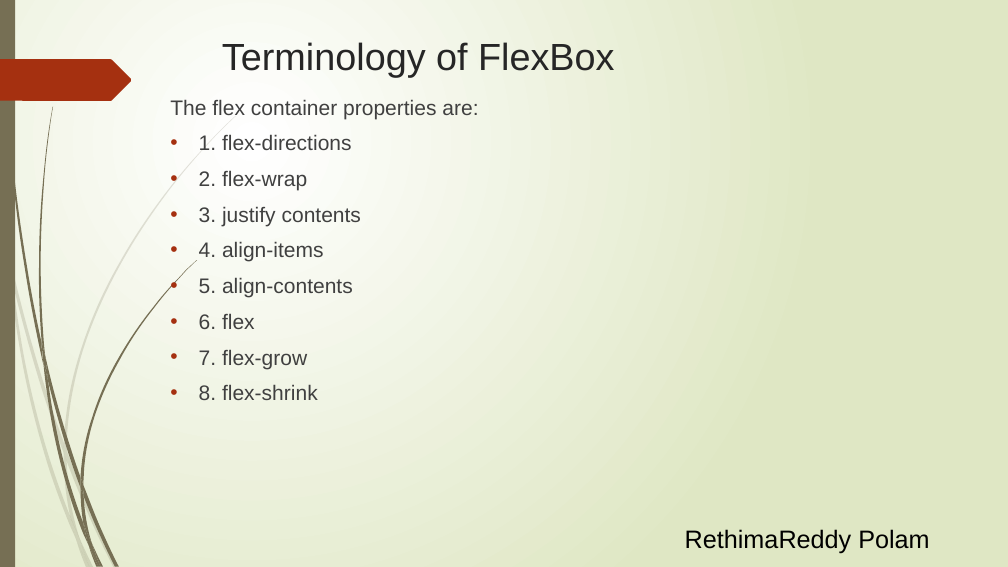
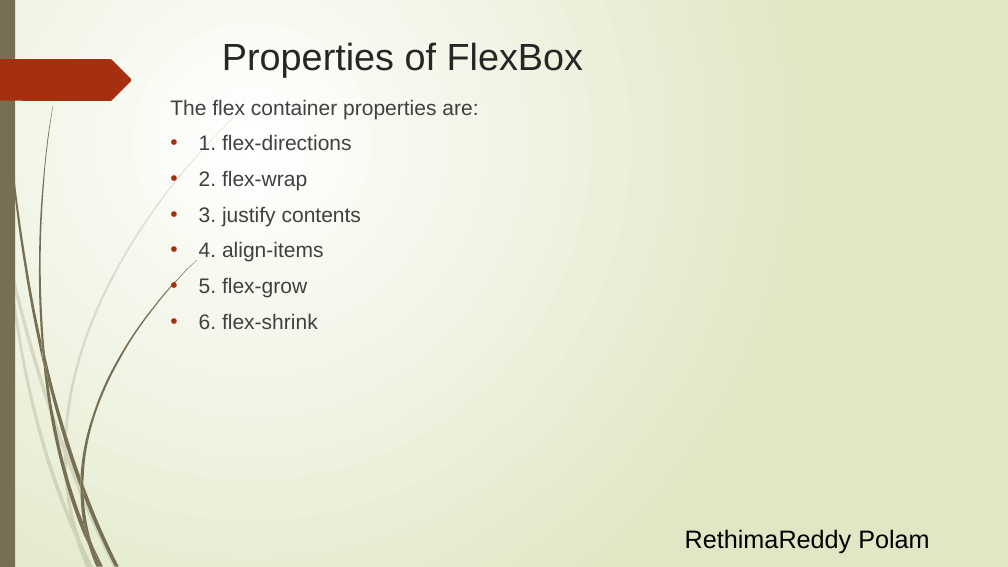
Before and after one commit to Rithima-Reddy/CSS-FLEXBOX, a slide deck: slide 6 of docs/Flexbox_Grid.pptx (slide 5 before the commit). Drawn at 1008x567 pixels with LibreOffice and Linux fonts; fonts in the diff are those of the drawing. Boxes give left, top, right and bottom in pixels: in the first picture for what was removed or moved away, otherwise in the second. Text is boxed around its words. In the diff, an @@ line names an element or a change of style, - is before the commit and + after.

```diff
--- a/docs/Flexbox_Grid.pptx
+++ b/docs/Flexbox_Grid.pptx
@@ title at <box>222,42,583,77</box>: text changed @@
-Terminology of FlexBox
+Properties of FlexBox
@@ text at <box>199,277,318,329</box>: text changed @@
-• 5. align-contents
-• 6. flex
-• 7. flex-grow
-• 8. flex-shrink
+• 5. flex-grow
+• 6. flex-shrink
```
Also in this commit, not shown: 5 other slides changed, 2 slides added.
